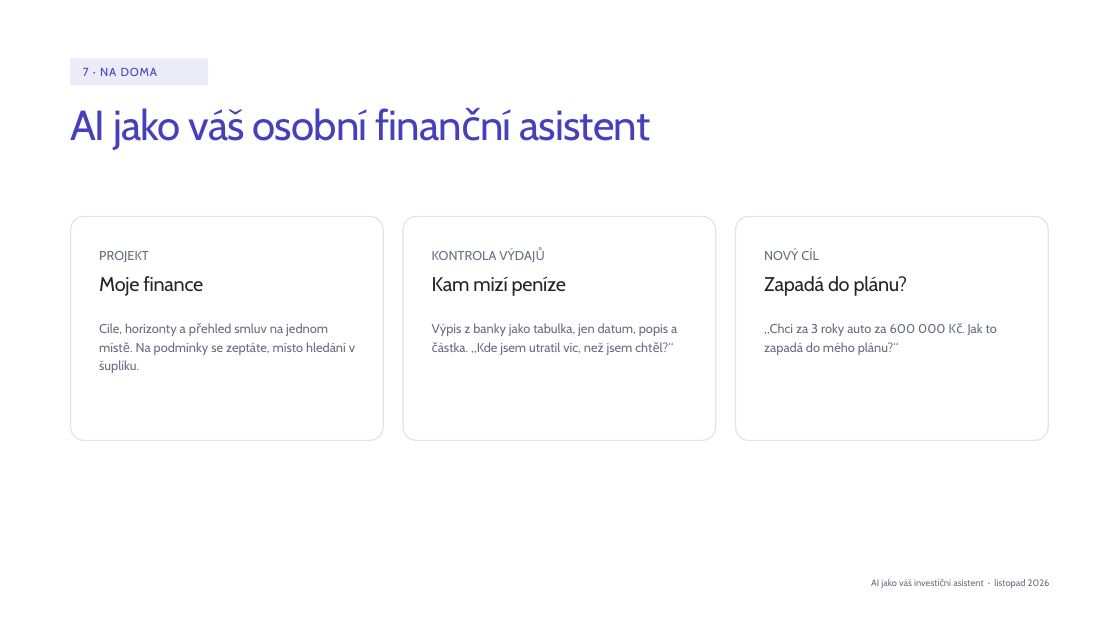
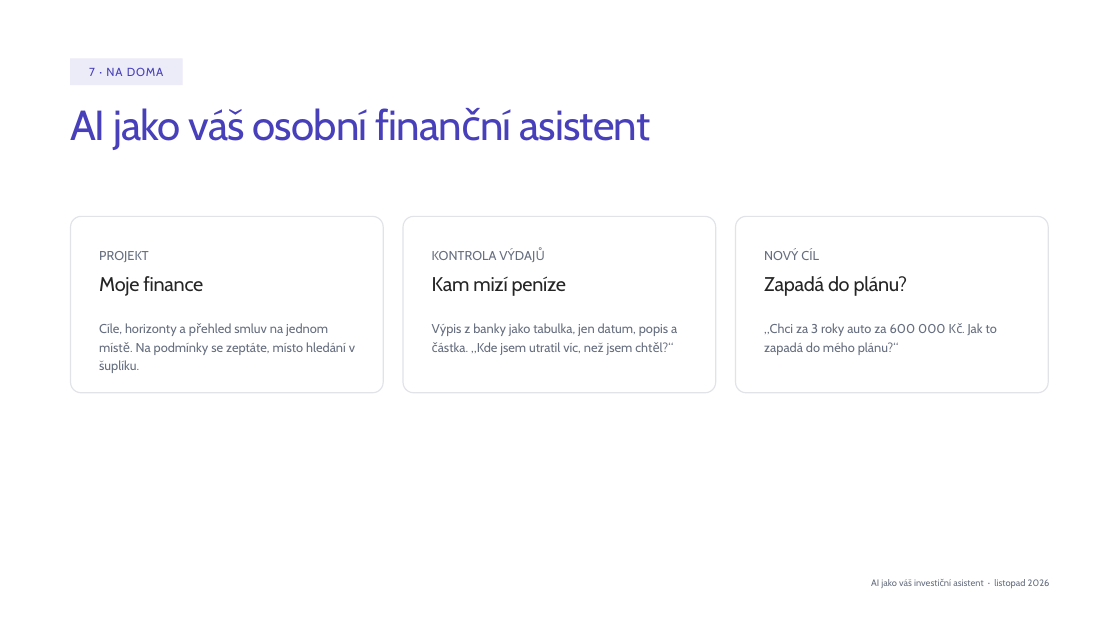
Before and after one commit to LosLameros/Agent-1, a slide deck: slide 12 of vystupy/workshopy/2026-11-umela-inteligence/AI jako váš investiční asistent - workshop.pptx. Drawn at 1120x630 pixels with LibreOffice and Linux fonts; fonts in the diff are those of the drawing; background and template pictures are left out. Boxes give left, top, right and bottom in pixels: in the first picture for what was removed or moved away, otherwise in the second. Text is boxed around its words. In the diff, an @@ line names an element or a change of style, - is before the commit and + after.

```diff
--- a/vystupy/workshopy/2026-11-umela-inteligence/AI jako váš investiční asistent - workshop.pptx
+++ b/vystupy/workshopy/2026-11-umela-inteligence/AI jako váš investiční asistent - workshop.pptx
@@ subtitle "7 · NA DOMA": place and size @@
-subtitle "7 · NA DOMA" at (70,58,208,85)
+subtitle "7 · NA DOMA" at (70,58,182,85)
@@ subtitle "7 · NA DOMA" at (70,58,182,85): alignment left to centre @@
@@ rounded rectangle: place and size @@
-rounded rectangle at (70,216,384,441)
+rounded rectangle at (70,216,384,392)
@@ rounded rectangle: place and size @@
-rounded rectangle at (71,217,383,441)
+rounded rectangle at (71,217,383,393)
@@ rounded rectangle: place and size @@
-rounded rectangle at (402,216,717,441)
+rounded rectangle at (402,216,717,392)
@@ rounded rectangle: place and size @@
-rounded rectangle at (403,217,716,441)
+rounded rectangle at (403,217,716,393)
@@ rounded rectangle: place and size @@
-rounded rectangle at (735,216,1049,441)
+rounded rectangle at (735,216,1049,392)
@@ rounded rectangle: place and size @@
-rounded rectangle at (736,217,1049,441)
+rounded rectangle at (736,217,1049,393)
```
Also in this commit, not shown: 16 other slides changed, 1 other file.
